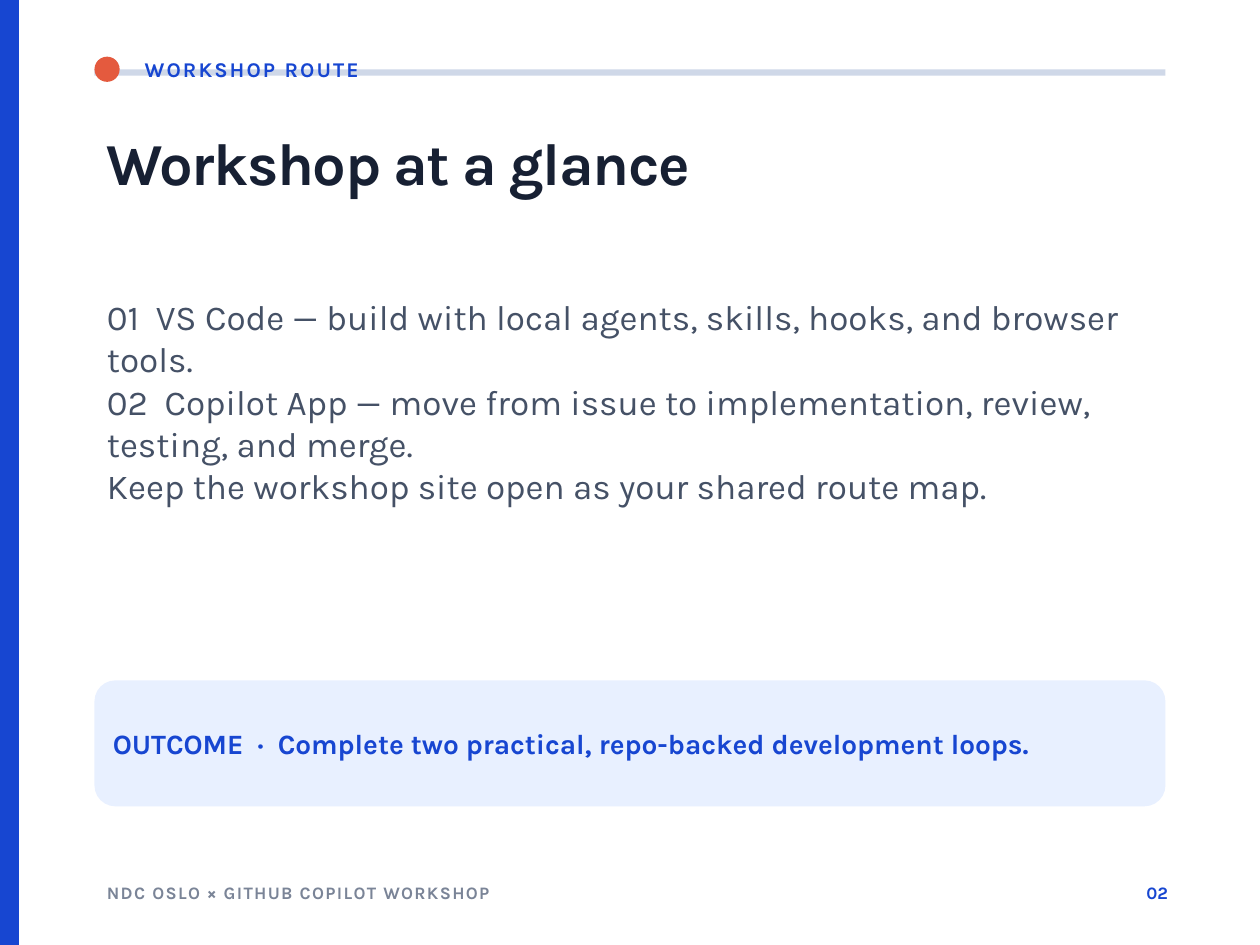
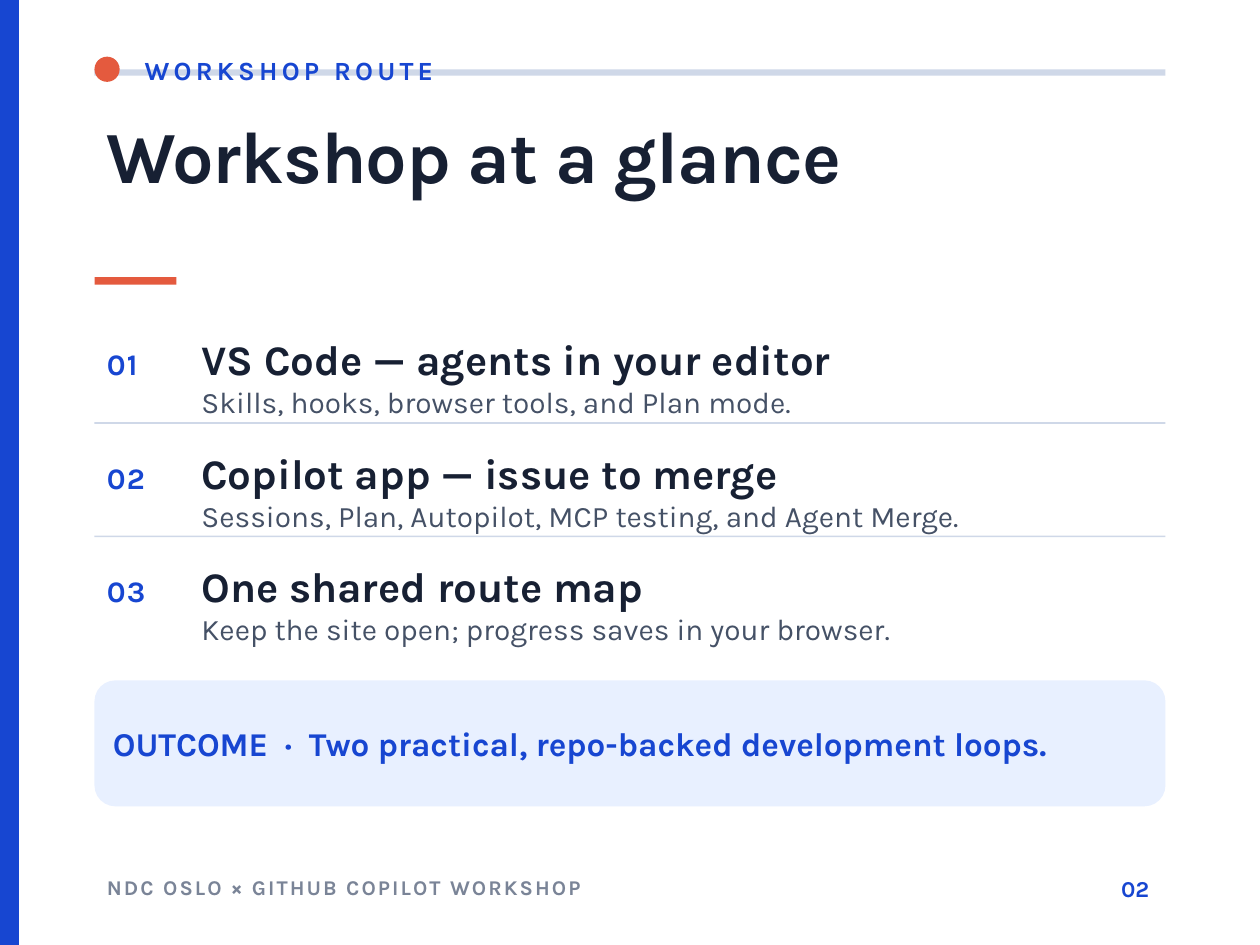
Before and after one commit to jamesmontemagno/ndc-oslo-copilot-workshop, a slide deck: slide 2 of NDC-Oslo-Copilot-Workshop.pptx. Drawn at 1260x945 pixels with LibreOffice and Linux fonts; fonts in the diff are those of the drawing. Boxes give left, top, right and bottom in pixels: in the first picture for what was removed or moved away, otherwise in the second. Text is boxed around its words. In the diff, an @@ line names an element or a change of style, - is before the commit and + after.

```diff
--- a/NDC-Oslo-Copilot-Workshop.pptx
+++ b/NDC-Oslo-Copilot-Workshop.pptx
@@ text "WORKSHOP ROUTE" at bbox=[145, 62, 433, 81]: size 12 to 15 pt, letter spacing 1.2 to 2.4 pt @@
@@ text "Workshop at a glance": place and size @@
-text "Workshop at a glance" at bbox=[107, 144, 690, 199]
+text "Workshop at a glance" at bbox=[107, 132, 842, 201]
@@ text "Workshop at a glance" at bbox=[107, 132, 842, 201]: size 34 to 42 pt, letter spacing -0.8 to -0.6 pt @@
@@ rectangle added at bbox=[94, 277, 176, 285], fill #E45A3E @@
@@ text added at bbox=[107, 355, 137, 376], 17 pt, text #1746D1, bold @@
+01
@@ text at bbox=[201, 345, 831, 416]: text changed; size 20 to 17 pt @@
-01 VS Code — build with local agents, skills, hooks, and browser tools.
-02 Copilot App — move from issue to implementation, review, testing, and merge.
-Keep the workshop site open as your shared route map.
+VS Code — agents in your editor
+Skills, hooks, browser tools, and Plan mode.
@@ rectangle added at bbox=[94, 422, 1166, 423], fill #CFD8E8 @@
@@ text added at bbox=[107, 469, 145, 490], 17 pt, text #1746D1, bold @@
+02
@@ text added at bbox=[201, 459, 958, 535], 17 pt, text #455166 @@
+Copilot app — issue to merge
+Sessions, Plan, Autopilot, MCP testing, and Agent Merge.
@@ rectangle added at bbox=[94, 536, 1166, 537], fill #CFD8E8 @@
@@ text added at bbox=[107, 582, 145, 603], 17 pt, text #1746D1, bold @@
+03
@@ text added at bbox=[201, 573, 890, 648], 17 pt, text #455166 @@
+One shared route map
+Keep the site open; progress saves in your browser.
@@ text in rounded rectangle at bbox=[113, 732, 1046, 764]: text changed; size 16 to 19 pt @@
-OUTCOME · Complete two practical, repo-backed development loops.
+OUTCOME · Two practical, repo-backed development loops.
@@ text "NDC OSLO × GITHUB COPILOT ...": place and size @@
-text "NDC OSLO × GITHUB COPILOT ..." at bbox=[107, 887, 489, 899]
+text "NDC OSLO × GITHUB COPILOT ..." at bbox=[163, 881, 581, 895]
@@ text "NDC OSLO × GITHUB COPILOT ..." at bbox=[163, 881, 581, 895]: size 10 to 12 pt, letter spacing 0.8 to 1.2 pt @@
@@ text "02": place and size @@
-text "02" at bbox=[1146, 887, 1168, 900]
+text "02" at bbox=[1121, 882, 1149, 898]
@@ text "02" at bbox=[1121, 882, 1149, 898]: size 10 to 13 pt @@
```
Also in this commit, not shown: 8 other slides changed.
